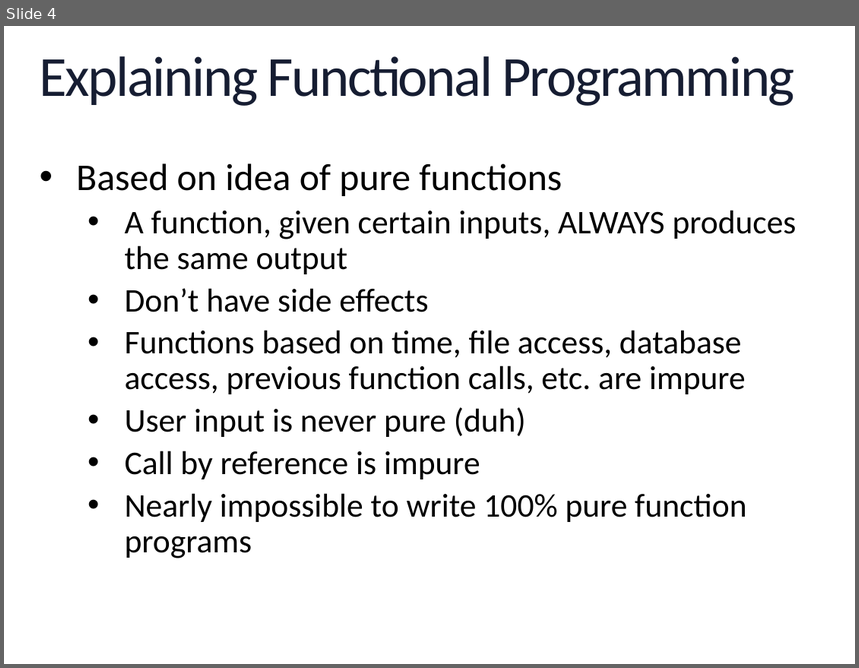
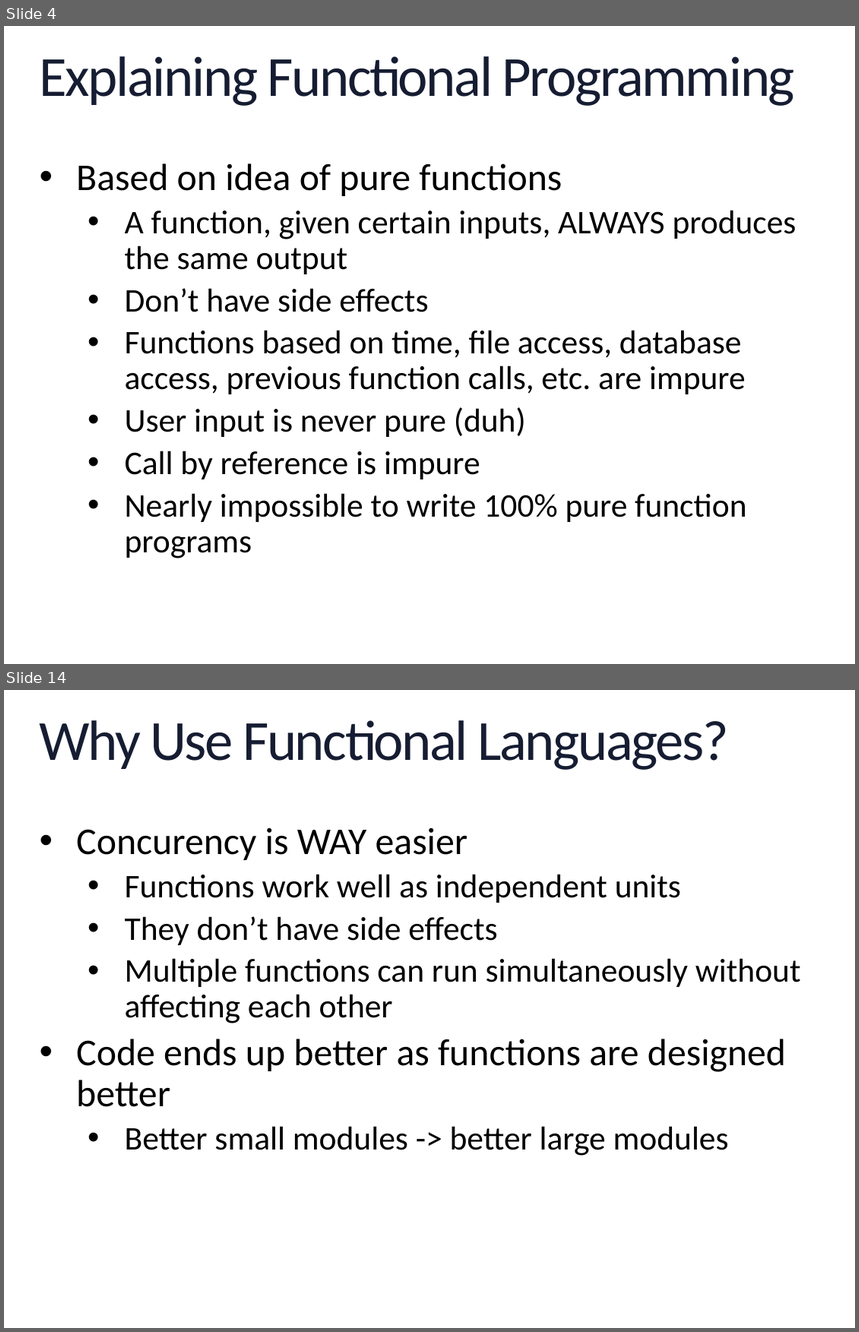
Before and after one commit to geekygirlsarah/talk-a_primer_on_functional_programming, a slide deck: A Primer on Functional Programming.pptx. Shown one above the other, each under a label of ours: slide 4 before the commit, slides 4 and 14 after it; the slides between them are not shown. The pictures are 859x668 and 859x1332 pixels, drawn with LibreOffice and Linux fonts; fonts in the diff are those of the drawing; background and template pictures are left out. Boxes give left, top, right and bottom in pixels: in the first picture for what was removed or moved away, otherwise in the second. Text is boxed around its words. In the diff, an @@ line names an element or a change of style, - is before the commit and + after.

```diff
--- a/A Primer on Functional Programming.pptx
+++ b/A Primer on Functional Programming.pptx
@@ slide 14 added at [4, 690, 855, 1328], background picture (left out); not listed: 1 template element that a slide beside it also shows @@
@@ title added at [40, 720, 729, 770], 48 pt, text gradient #2E59B0 to #161D32 to #000000 @@
+Why Use Functional Languages?
@@ text added at [76, 828, 801, 1156], 28 pt, text #000000 @@
+• Concurency is WAY easier
+  • Functions work well as independent units
+  • They don’t have side effects
+  • Multiple functions can run simultaneously without affecting each other
+• Code ends up better as functions are designed better
+  • Better small modules -> better large modules
```
Also in this commit, not shown: 1 slide changed, 22 other slides added.
